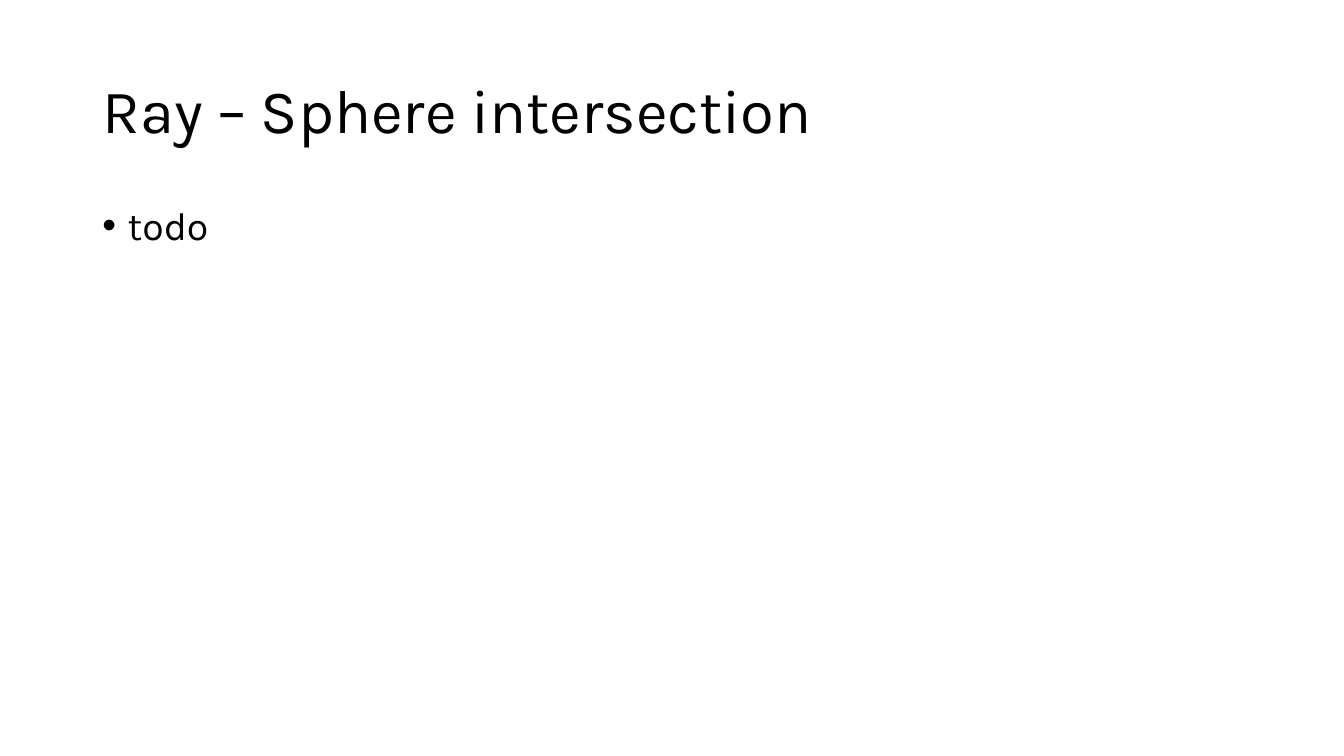
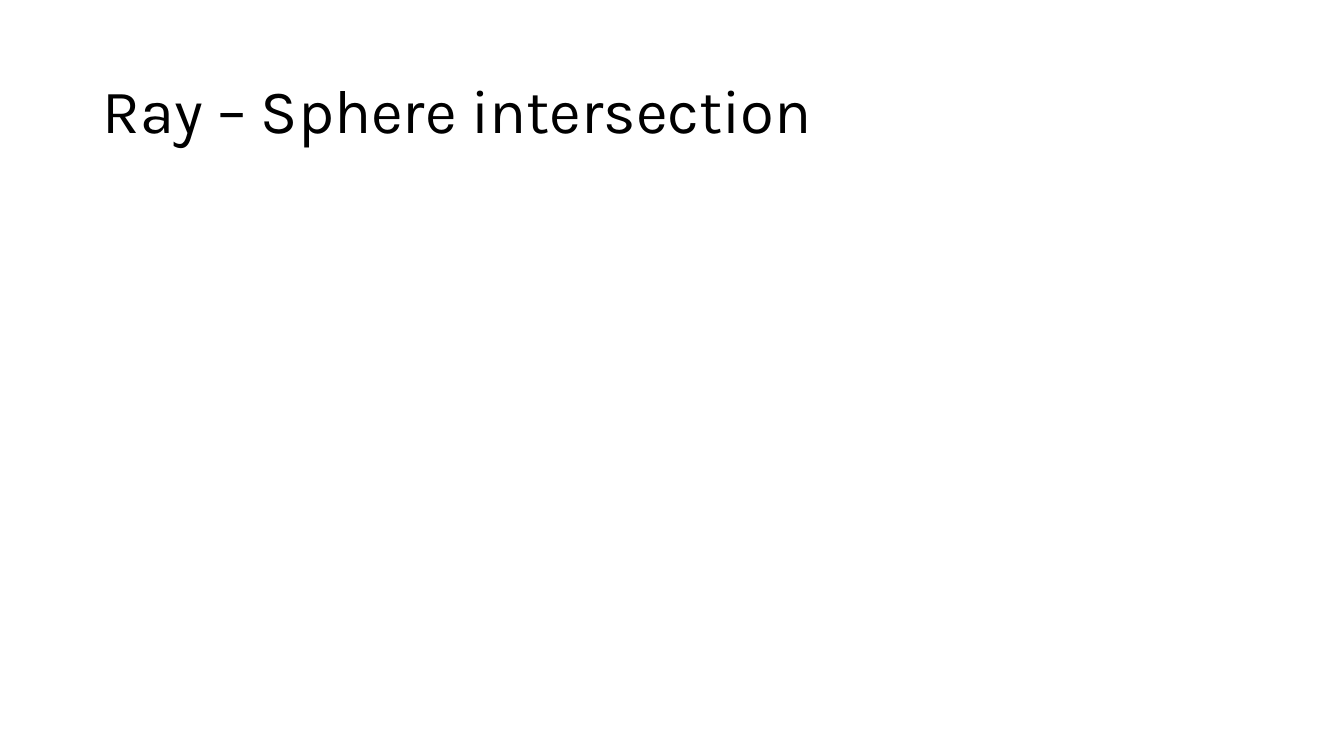
Before and after one commit to Gopher-Graphics/RaytracingWorkshop2026, a slide deck: slide 8 of Raytracing Workshop.pptx (slide 7 before the commit). Drawn at 1344x756 pixels with LibreOffice and Linux fonts; fonts in the diff are those of the drawing; grey boxes stand for pictures. Boxes give left, top, right and bottom in pixels: in the first picture for what was removed or moved away, otherwise in the second. Text is boxed around its words. In the diff, an @@ line names an element or a change of style, - is before the commit and + after.

```diff
--- a/Raytracing Workshop.pptx
+++ b/Raytracing Workshop.pptx
@@ text removed at (128,213,209,241) @@
-• todo
```
Also in this commit, not shown: 6 other slides changed, 4 slides added, 1 slide removed, 1 other file.
